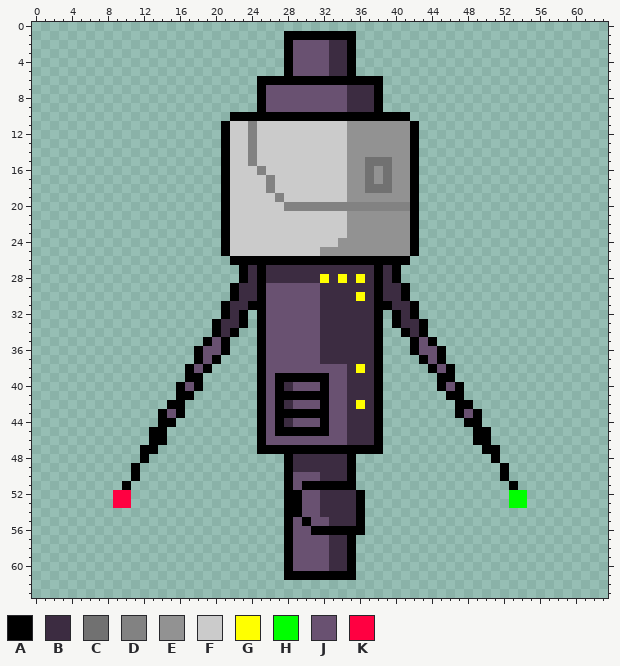
Pixel-art sprite: resources/sprites/ships/probe.png. The picture above is the old version.
The file is 64x64 pixels. Colours within 5 levels of each other are drawn and written as one.
Palette (. is transparent): A #000000  B #3c2c41  C #717171  D #828282  E #929292  F #cbcbcb  G #ffff00  H #00ff00  J #695171  K #ff0041
The same view after the edit:
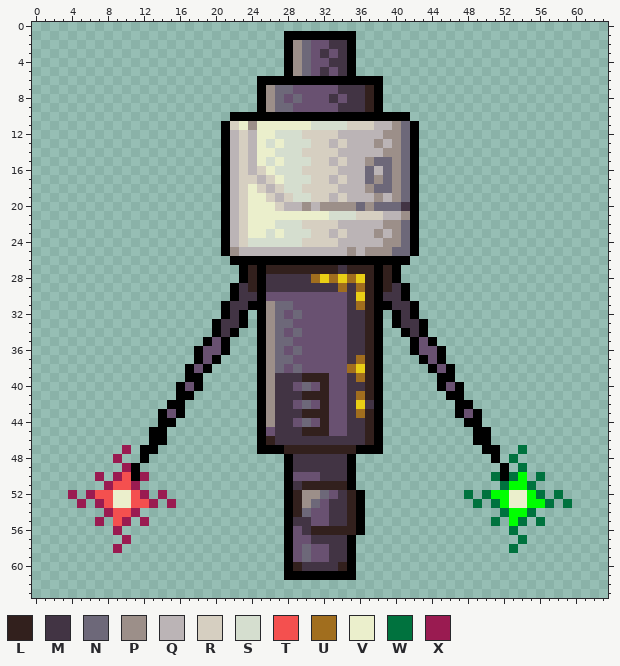
Colours new in this view: L #32201d  M #423444  N #6d6879  P #9c8f89  Q #bbb4b6  R #d6cfc1  S #d5decf  T #f4504f  U #a16e1e  V #ebefcc  W #00723e  X #9a1b51
Diff:
colour G: #ffff00 -> #e9ce15
Changed rows in their new state; - is a pixel that keeps its letter.
first column x 4:
 2 -------------------------PN--MM-------------------------
 3 -------------------------PN-MJM-------------------------
 4 -------------------------PN--MM-------------------------
 5 -------------------------PN-MJM-------------------------
 7 ----------------------PNN-----MMML----------------------
 8 ----------------------PN-N---M-MML----------------------
 9 ----------------------PNN-----MMML----------------------
11 ------------------RVPVVVVVVSSSSRRRQQPN------------------
12 ------------------QRQVVSSSRRRRQQQQQPPN------------------
13 ------------------QRQVSVSSSRRQRQQQPQPN------------------
14 ------------------QRQVVSSSRRRRQQQQQPPN------------------
15 ------------------QRQVSVSSSRRQRQQPNNPN------------------
16 ------------------QRQRVSSSRRRRQQQNQNPN------------------
17 ------------------QRRQRVSSSRRQRQQNPNPN------------------
18 ------------------QRVRQRSSRRRRQQQPNNPN------------------
19 ------------------QRVVRQRSSRRQRQQQPQPN------------------
20 ------------------QRVVVRQQPQPPPPNPNNNM------------------
21 ------------------QRVVVVVVVVVSSSRRRQQP------------------
22 ------------------QRVVVSSSRRRRQQQQQPPN------------------
23 ------------------QRVVSVSSSRRQRQQQPQPN------------------
24 ------------------QRSSSSSSRRRRQQQQQPPN------------------
25 ------------------PQQQQQQQQQQQQPQPPPNN------------------
27 --------------------L-LLLLLLLLMLLL-L--------------------
28 --------------------L-MMMMMU-U-U-L-L--------------------
29 -------------------ML-MMMMMMMMUMUL-LM-------------------
30 -------------------MM-------JJJM-L-MM-------------------
31 ------------------MM--PNN---JJJMUL--MM------------------
32 ------------------M---PN-N--JJJMML---M------------------
33 -----------------MM---PNN---JJJMML---MM-----------------
34 -----------------M----PN-N--JJJMML----M-----------------
35 ----------------------PNN---JJJMML----------------------
36 ----------------------PN-N--JJJMML----------------------
37 ----------------------PNN---JJJMUL----------------------
38 ----------------------PN-N-----U-L----------------------
39 ----------------------PMMMLLL--MUL----------------------
40 ----------------------PMM-N-L--MML----------------------
41 ----------------------PMMMLLL--MUL----------------------
42 ----------------------PMM-N-L--M-M----------------------
43 ----------------------PMMMLLL--MUL----------------------
44 ----------------------PMM-N-L--MML----------------------
45 -----------------------MMMLLL--MML----------------------
46 ----------------------LMMMMMMMMMML----------------------
47 ------X-----------------LLLLLLLL------------------W-----
48 -----X-------------------MMMMMM------------------W------
49 ------X------------------MMMMMM-------------------W-----
50 ---X-XT-X-------------------MMM----------------W-WH-W---
51 ----XTTX-----------------MLLLLL-----------------WHHW----
52 X-XTTVVTX-X--------------LPPNJML------------W-WHHVVHW-W-
53 -X-XTVVTTX-X-------------LPNJMML-------------W-WHVVHHW-W
54 ----XTTX-----------------LN-JMML----------------WHHW----
55 ---X-TX-X----------------MM--MML---------------W-HW-W---
56 -----X--------------------MLLLLL-----------------W------
57 ------X--------------------MMMM-------------------W-----
58 -----X--------------------N--MM------------------W------
59 --------------------------N--MM-------------------------
60 -------------------------LMMMML-------------------------
